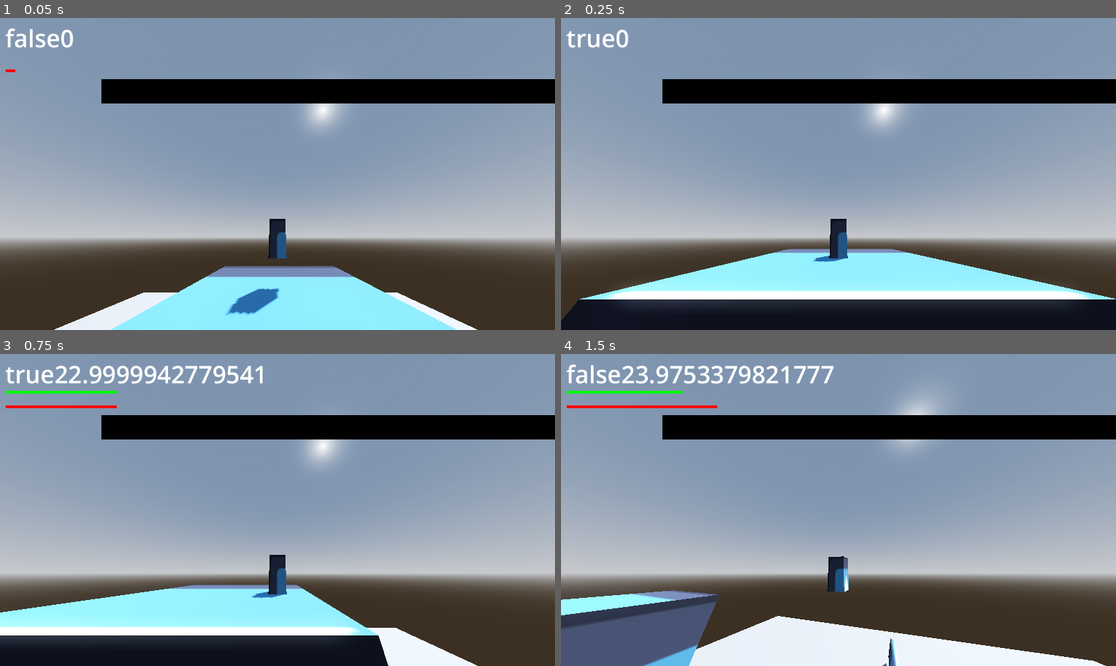
Above: before the commit, frames 1-4 (two rows, left to right).
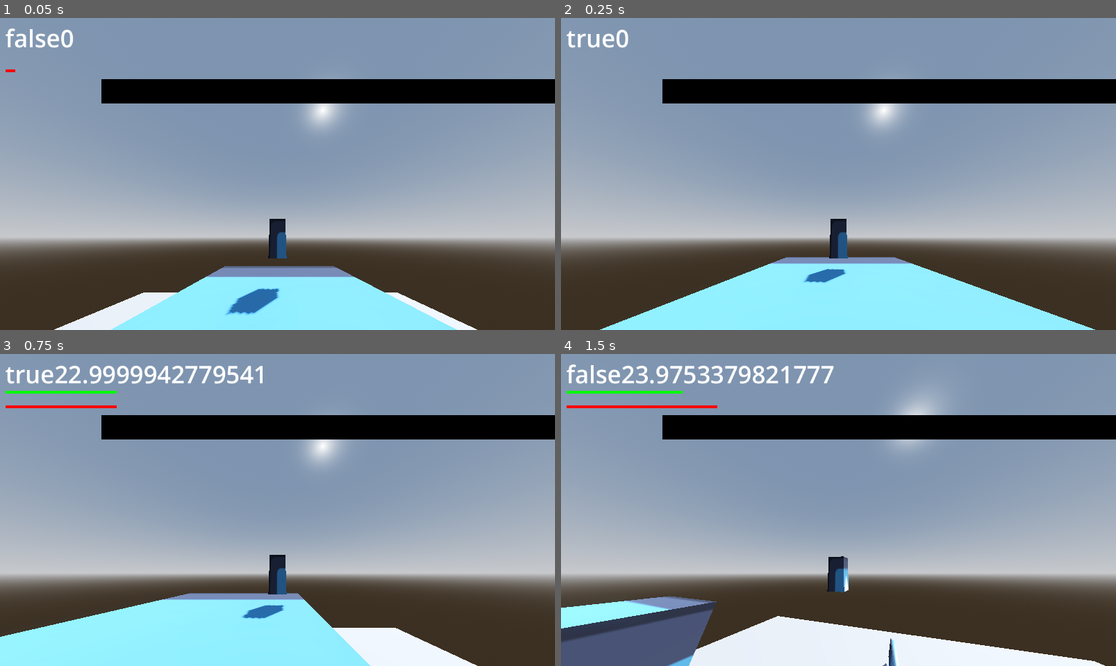
Above: after the commit, the same moments.

Repository: EricXu1728/Godot4SourceEngineMovement
Game: Godot game, scene res://tscns/level.tscn
Same seed, same stepped clock (60 frames per second), same inputs: the game is played once before the commit and once after it. The project has no main scene, so this scene is started directly. The engine's default icon, where the game draws it, is replaced by a stand-in: a white triangle on a blue panel in a dark square.
Inputs (mouse positions are in pixels of both pictures, inside the frame that each line leads up to):
- Up to frame 1 (0.05 s): no input
- Up to frame 2 (0.25 s): no input
- Up to frame 3 (0.75 s): tap Enter at 0.5 s; move the mouse to (277, 510) at 0.52 s; press the mouse at (277, 510) at 0.53 s; hold D (move_right) from 0.53 s (still down)
- Up to frame 4 (1.5 s): tap Space (jump) at 0.77 s; move the mouse to (810, 510) at 1.27 s; release D (move_right) at 1.28 s; release the mouse at (810, 510) at 1.28 s; hold W (move_forward) from 1.28 s (still down); tap Ctrl (crouch) at 1.35 s

Frame 1 is identical in both runs. In frame 2, 16% of the frame differs, in the area x 0-100%, y 73-100%; in frame 3, 12%; in frame 4, 2.7%.

Commit message:
Fixed for higher frame rates

Diff:
--- a/Scripts/playerMovementScripts/player.gd
+++ b/Scripts/playerMovementScripts/player.gd
@@ -78,7 +78,7 @@
 
 	#check floor
 	var checkMotion := velocity * get_delta_time()
-	checkMotion.y  -= stats.ply_gravity * get_delta_time() * get_delta_time()
+	checkMotion.y  -= stats.ply_gravity * get_delta_time()
 
 	var testcol := move_and_collide(checkMotion, true)
 	#print(testcol)
